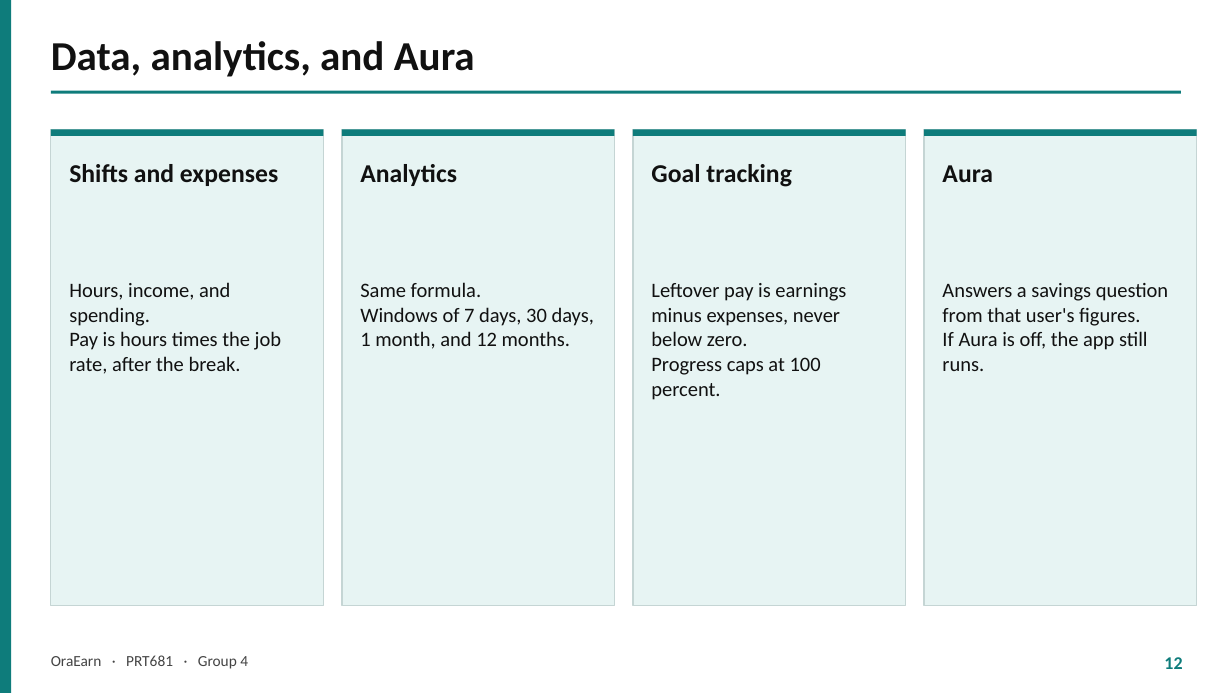
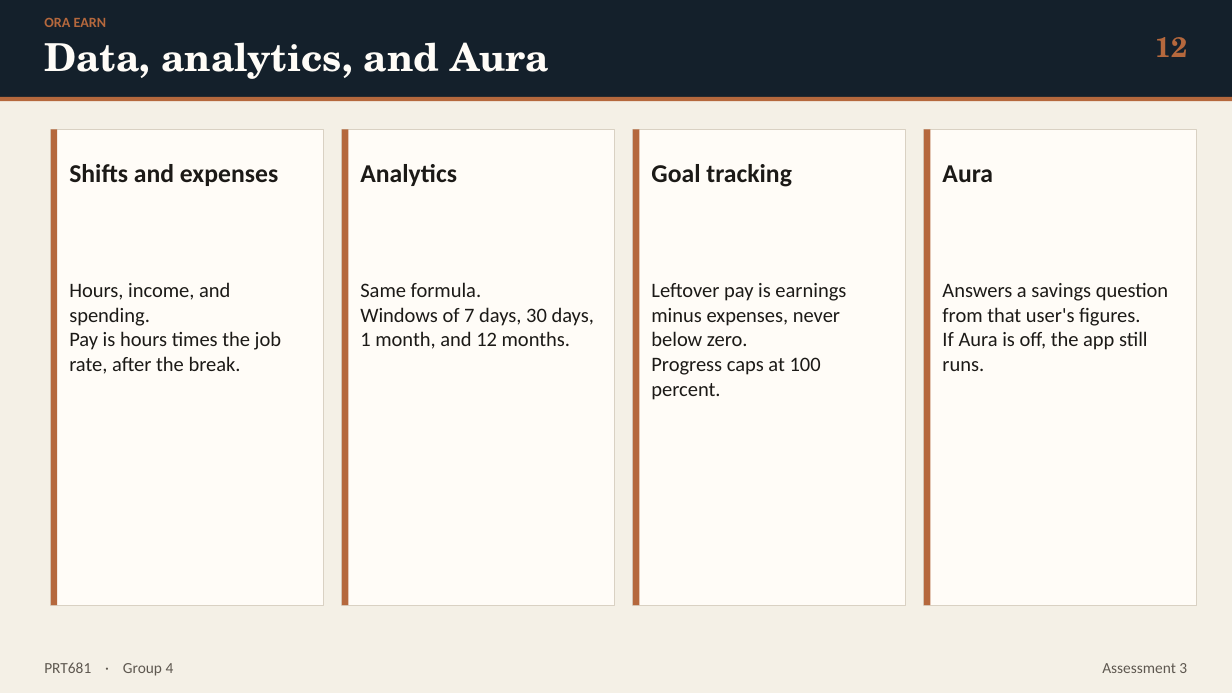
Before and after one commit to itsmekrishnaaaaaa/PRT_681_SYDNEY_GROUP-4, a slide deck: slide 12 of oraEarn-WebApp/docs/presentation/OraEarn-Assessment3-Presentation.pptx. Drawn at 1232x693 pixels with LibreOffice and Linux fonts; fonts in the diff are those of the drawing. Boxes give left, top, right and bottom in pixels: in the first picture for what was removed or moved away, otherwise in the second. Text is boxed around its words. In the diff, an @@ line names an element or a change of style, - is before the commit and + after.

```diff
--- a/oraEarn-WebApp/docs/presentation/OraEarn-Assessment3-Presentation.pptx
+++ b/oraEarn-WebApp/docs/presentation/OraEarn-Assessment3-Presentation.pptx
@@ rectangle at (0,0,1232,693): fill #FFFFFF to #F4F0E6 @@
@@ rectangle added at (0,0,1232,97), fill #14202B @@
@@ text added at (44,18,107,27), 11 pt, text #B5683D, bold @@
+ORA EARN
@@ text "Data, analytics, and Aura": place and size @@
-text "Data, analytics, and Aura" at (51,41,475,77)
+text "Data, analytics, and Aura" at (44,42,550,79)
@@ text "Data, analytics, and Aura" at (44,42,550,79): size 32 to 30 pt, font Calibri to TeX Gyre Schola, text colour #111111 to #FFFCF7 @@
@@ text "12": place and size @@
-text "12" at (1164,657,1182,669)
+text "12" at (1155,37,1187,57)
@@ text "12" at (1155,37,1187,57): size 14 to 22 pt, font Calibri to TeX Gyre Schola, text colour #0E7C7B to #B5683D @@
@@ rectangle: place and size @@
-rectangle at (51,91,1181,94)
+rectangle at (0,97,1232,101)
@@ rectangle at (0,97,1232,101): fill #0E7C7B to #B5683D @@
@@ fill #E7F4F3 to #FFFCF7; outline #C5D5D4 1 pt to #D9D1C3 1 pt in 4 elements at (342,129,615,605), (633,129,906,605), (924,129,1197,605), (51,129,323,605) @@
@@ rectangle at (51,129,57,605): fill #0E7C7B to #B5683D @@
@@ rectangle: place and size @@
-rectangle at (0,0,11,693)
+rectangle at (51,129,57,605)
@@ rectangle removed at (51,129,323,136) @@
@@ rectangle removed at (342,129,615,136) @@
@@ rectangle added at (342,129,348,605), fill #B5683D @@
@@ rectangle removed at (633,129,906,136) @@
@@ rectangle added at (633,129,640,605), fill #B5683D @@
@@ rectangle removed at (924,129,1197,136) @@
@@ rectangle added at (924,129,931,605), fill #B5683D @@
@@ text colour #111111 to #1C1A17 in 8 elements at (69,164,278,186), (69,282,281,374), (360,164,457,186), (360,282,594,349), (651,164,792,187), (651,283,846,400), (942,165,993,182), (942,283,1168,371) @@
@@ text at (44,662,174,676): text changed; text colour #444444 to #5E5850 @@
-OraEarn · PRT681 · Group 4
+PRT681 · Group 4
@@ text added at (1102,663,1187,673), 12 pt, text #5E5850 @@
+Assessment 3
```
Also in this commit, not shown: 10 other slides changed, 5 slides added, 4 slides removed, 20 other files.
